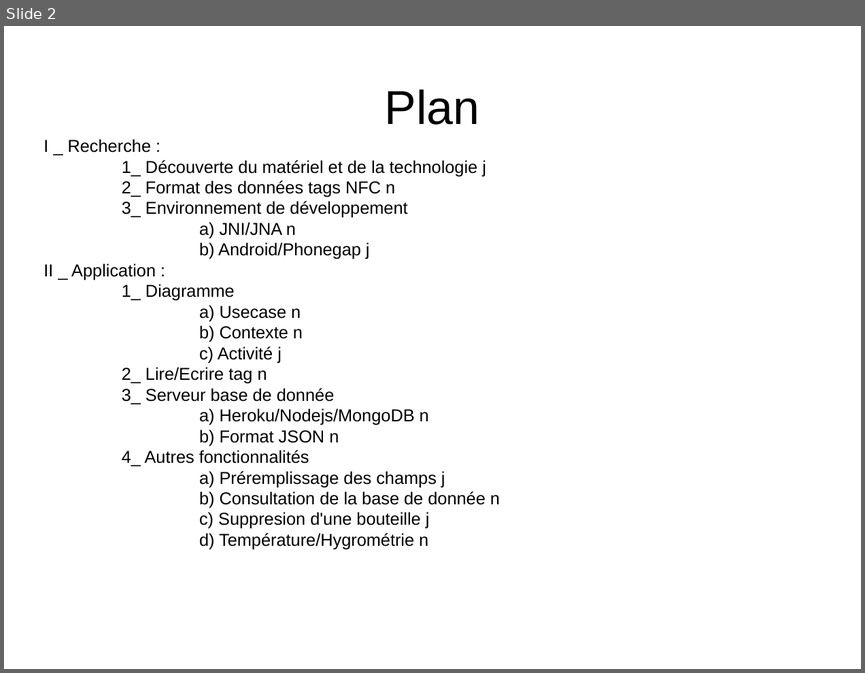
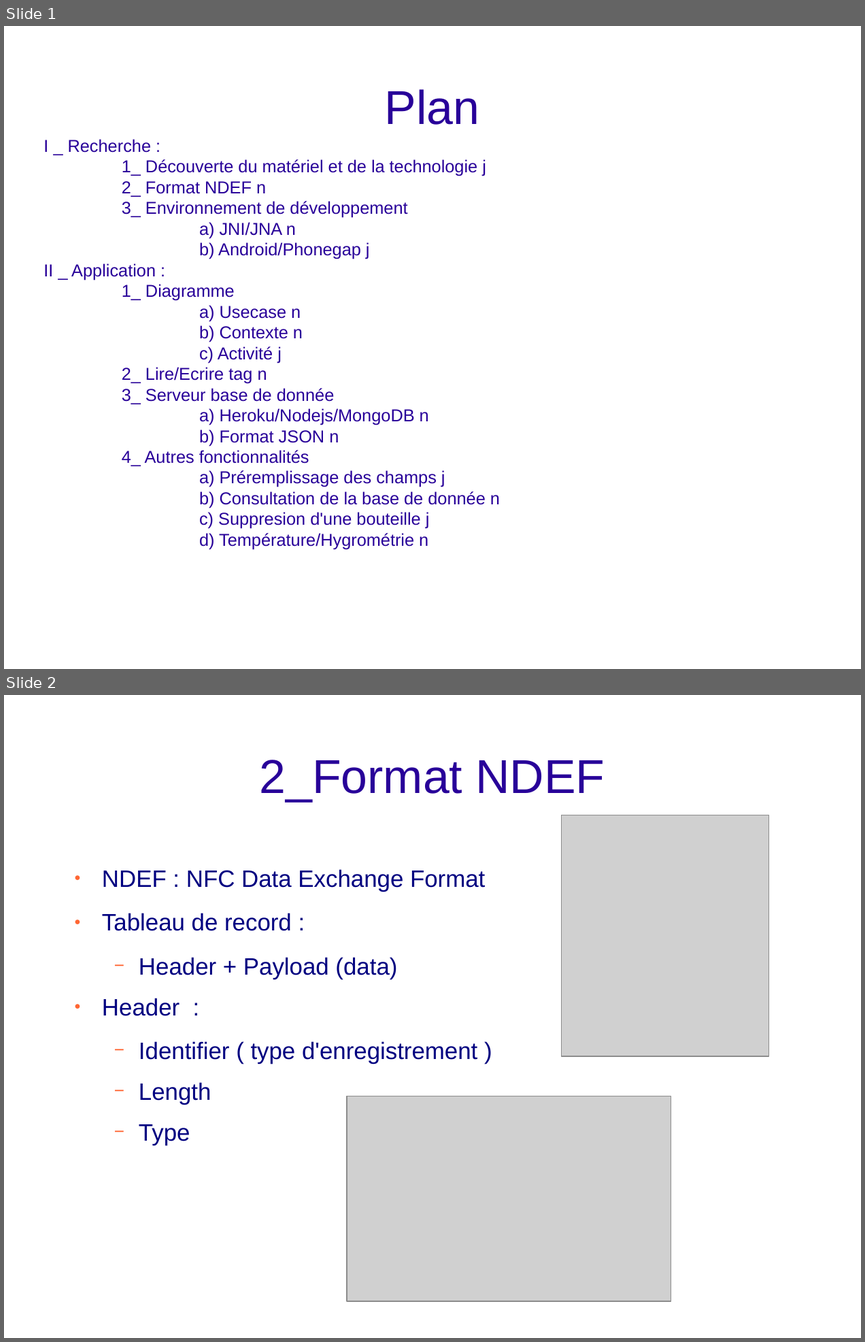
Before and after one commit to bigoud/e-cave, a slide deck: Presentation.odp. Shown one above the other, each under a label of ours: slide 2 before the commit, slides 1 and 2 after it. The pictures are 865x673 and 865x1342 pixels, drawn with LibreOffice and Linux fonts; fonts in the diff are those of the drawing; grey boxes stand for pictures; background and template pictures are left out. Boxes give left, top, right and bottom in pixels: in the first picture for what was removed or moved away, otherwise in the second. Text is boxed around its words. In the diff, an @@ line names an element or a change of style, - is before the commit and + after.

```diff
--- a/Presentation.odp
+++ b/Presentation.odp
@@ slide 2 added at (x1=4, y1=695, x2=861, y2=1338), background picture (left out) @@
@@ title added at (x1=259, y1=760, x2=605, y2=802), 44 pt, text #280099 @@
+2_Format NDEF
@@ picture added at (x1=562, y1=815, x2=769, y2=1057) @@
@@ text added at (x1=102, y1=869, x2=485, y2=1145), 22 pt, text #000080 @@
+● NDEF : NFC Data Exchange Format
+● Tableau de record :
+  − Header + Payload (data)
+● Header :
+  − Identifier ( type d'enregistrement )
+  − Length
+  − Type
@@ picture added at (x1=347, y1=1096, x2=671, y2=1302) @@
@@ what was slide 2 is now slide 1 @@
@@ slide 1 changed as well @@
@@ title "Plan" at (x1=385, y1=89, x2=480, y2=125): text colour #000000 to #280099 @@
@@ subtitle "I _ Recherche :" moved from (x1=43, y1=160, x2=500, y2=549) to (x1=43, y1=139, x2=500, y2=549) @@
@@ subtitle at (x1=43, y1=139, x2=500, y2=549): text colour #000000 to #280099 @@
@@ subtitle at (x1=122, y1=181, x2=266, y2=197): text changed; text colour #000000 to #280099 @@
-2_ Format des données tags NFC n
+2_ Format NDEF n
```
Also in this commit, not shown: 7 other slides added, 1 slide removed.
